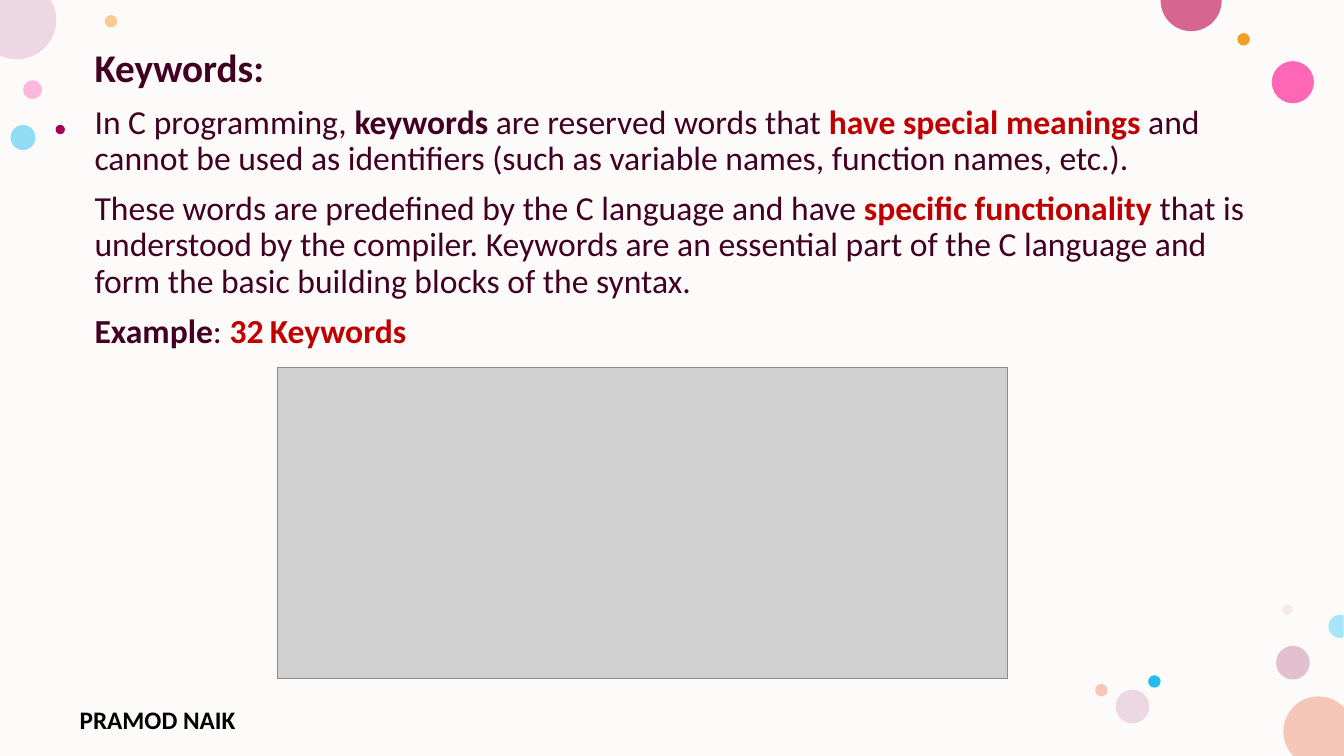
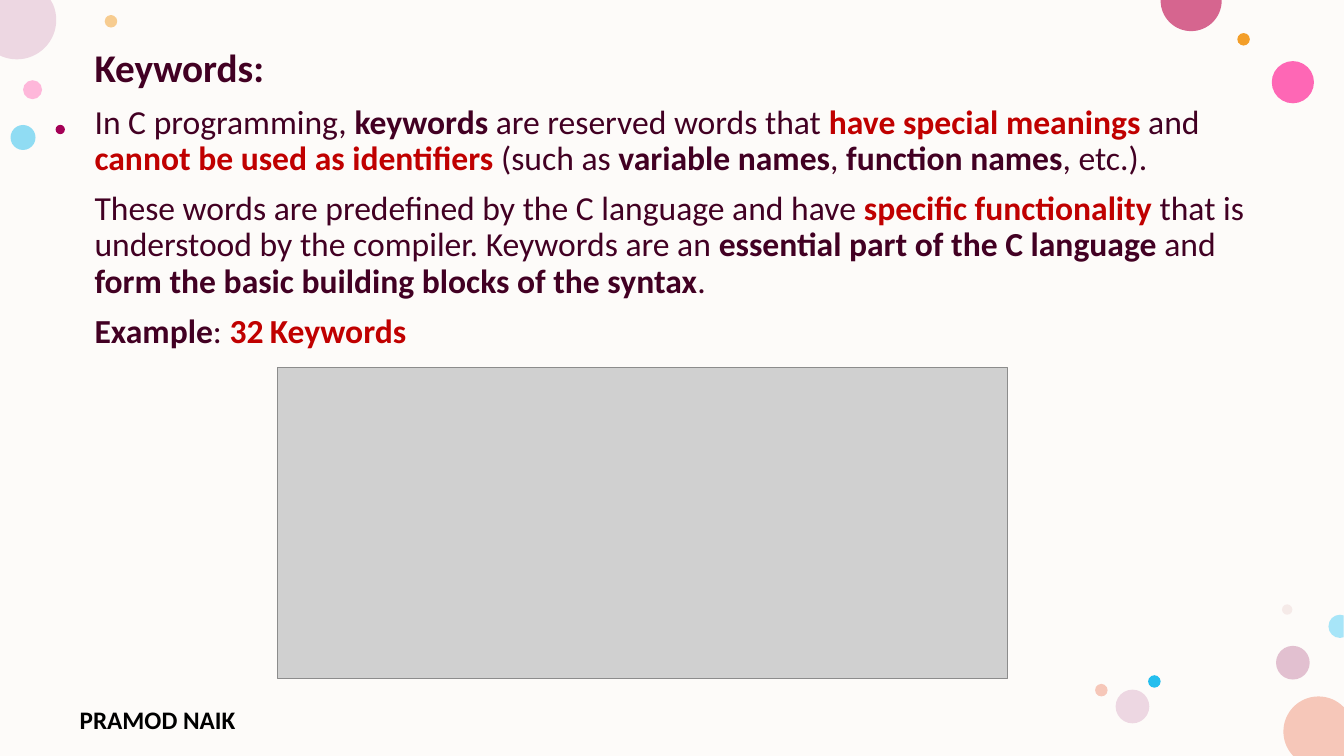
Before and after one commit to PRAMOD-VISHNU-NAIK/MCA-1st-Sem-Shridevi-College, a slide deck: slide 73 of Theory Class-Notes/Unit-1 Basics of C Programming.pptx. Drawn at 1344x756 pixels with LibreOffice and Linux fonts; fonts in the diff are those of the drawing; grey boxes stand for pictures; background and template pictures are left out. Boxes give left, top, right and bottom in pixels: in the first picture for what was removed or moved away, otherwise in the second. Text is boxed around its words. In the diff, an @@ line names an element or a change of style, - is before the commit and + after.

```diff
--- a/Theory Class-Notes/Unit-1 Basics of C Programming.pptx
+++ b/Theory Class-Notes/Unit-1 Basics of C Programming.pptx
@@ text at (95, 110, 1244, 299): text colour #420023 to #C00000 in "cannot be used as identifiers"; bold on in "cannot be used as identifiers variable names, ...", "essential part of the C language form ..." @@
```
Also in this commit, not shown: 5 other slides changed, 4 other files.
